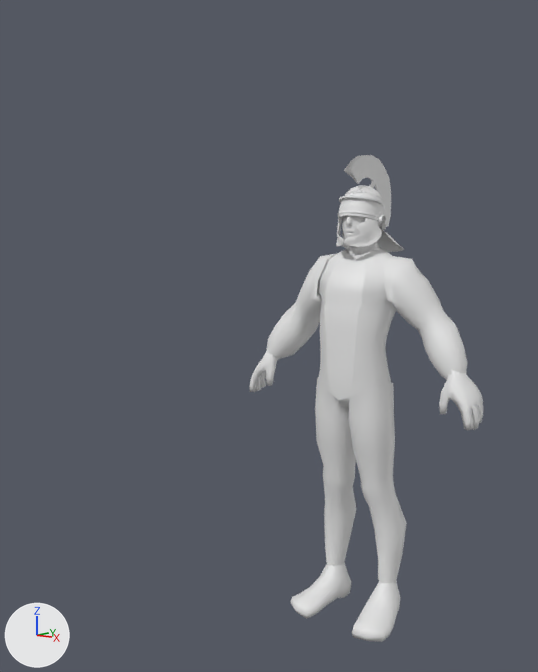
What one commit did to the Blender file Models Personatges/Models Fernando/Caballería/modelo base/Body_Mesh_Rigged.blend.
Rendered twice from a 50 mm camera at (2.78, -4.53, 2.84) aimed at (-0.8, -0.01, 2.0). Lighting does not change. The marker at lower left points along +X, +Y and +Z. Materials are left out; every surface is plain grey.

In view in the first picture: 'Low_Poly_Characte.000_Mesh.000', 'Low_Poly_Characte.000_Mesh.001', 'Low_Poly_Characte.000_Mesh.002', 'Low_Poly_Characte.000_Mesh.003', 'Low_Poly_Characte.000_Mesh.004', 'Low_Poly_Characte.000_Mesh.005', 'Low_Poly_Characte.000_Mesh.006', 'Sphere01.011'.
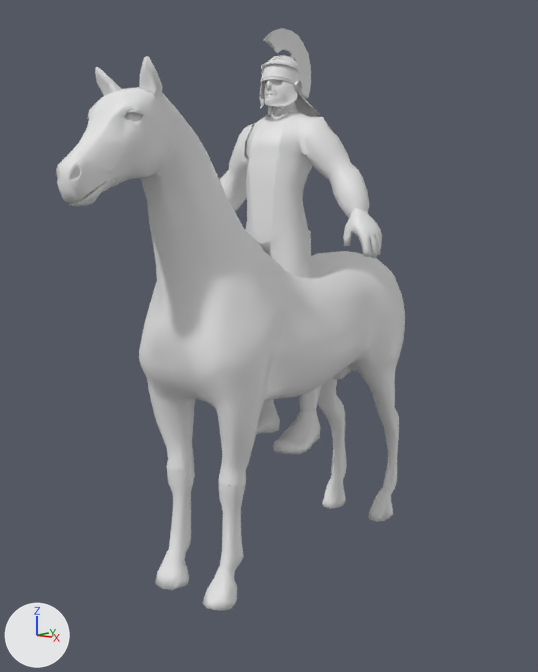
The change, as a list of edits to the scene's bpy script:
```text
Change me_low_poly_characte_000_mesh_002:
    used by ob_low_poly_characte_000_mesh_002; location = (-0.009, 0.001, 1.667); rotation_euler = (1.571, 0.0, 0.0), in degrees (90, 0, 0)
    remove me_low_poly_characte_000_mesh_002.from_pydata(...)  # 130 vertices, 102 faces; spans x -0.291..0.303, y 0.051..1.029, z -0.234..0.222
    add me_low_poly_characte_000_mesh_002.from_pydata(...)  # 4007 vertices, 3661 faces; spans x -0.926..0.945, y -1.681..1.673, z -0.409..0.347
    me_low_poly_characte_000_mesh_002 part 1: 3877 vertices added at x -0.926..0.945, y -1.681..1.673, z -0.409..0.347
Add me_cheval_untitled:
    me_cheval_untitled.from_pydata(...)  # 10444 vertices, 10434 faces; spans x -1.07..1.07, y -2.84..4.39, z -4.16..3.53
Remove ob_low_poly_characte_000_mesh_006:
    ob_low_poly_characte_000_mesh_006 = bpy.data.objects.new('Low_Poly_Characte.000_Mesh.006', me_low_poly_characte_000_mesh_006)
    ob_low_poly_characte_000_mesh_006.location = (-0.009, 0.001, 1.667)
    ob_low_poly_characte_000_mesh_006.rotation_euler = (1.571, 0.0, 0.0)  # degrees (90, 0, 0)
Remove ob_low_poly_characte_000_mesh_005:
    ob_low_poly_characte_000_mesh_005 = bpy.data.objects.new('Low_Poly_Characte.000_Mesh.005', me_low_poly_characte_000_mesh_005)
    ob_low_poly_characte_000_mesh_005.location = (-0.009, 0.001, 1.667)
    ob_low_poly_characte_000_mesh_005.rotation_euler = (1.571, 0.0, 0.0)  # degrees (90, 0, 0)
Remove ob_low_poly_characte_000_mesh_004:
    ob_low_poly_characte_000_mesh_004 = bpy.data.objects.new('Low_Poly_Characte.000_Mesh.004', me_low_poly_characte_000_mesh_004)
    ob_low_poly_characte_000_mesh_004.location = (0.654, 0.467, 1.746)
    ob_low_poly_characte_000_mesh_004.rotation_euler = (1.571, 0.0, 0.0)  # degrees (90, 0, 0)
Remove ob_low_poly_characte_000_mesh_003:
    ob_low_poly_characte_000_mesh_003 = bpy.data.objects.new('Low_Poly_Characte.000_Mesh.003', me_low_poly_characte_000_mesh_003)
    ob_low_poly_characte_000_mesh_003.location = (0.0, 0.0, 1.664)
    ob_low_poly_characte_000_mesh_003.rotation_euler = (1.571, 0.0, 0.0)  # degrees (90, 0, 0)
Change ob_low_poly_characte_000_mesh_002:
    ob_low_poly_characte_000_mesh_002.location: (-0.009, 0.001, 1.667) -> (-1.007, 0.377, 2.73)
Remove ob_low_poly_characte_000_mesh_000:
    ob_low_poly_characte_000_mesh_000 = bpy.data.objects.new('Low_Poly_Characte.000_Mesh.000', me_low_poly_characte_000_mesh_000)
    ob_low_poly_characte_000_mesh_000.location = (0.0, 0.0, 1.664)
    ob_low_poly_characte_000_mesh_000.rotation_euler = (1.571, 0.0, 0.0)  # degrees (90, 0, 0)
Remove ob_low_poly_characte_000_mesh_001:
    ob_low_poly_characte_000_mesh_001 = bpy.data.objects.new('Low_Poly_Characte.000_Mesh.001', me_low_poly_characte_000_mesh_001)
    ob_low_poly_characte_000_mesh_001.location = (0.0, 0.0, 1.664)
    ob_low_poly_characte_000_mesh_001.rotation_euler = (1.571, 0.0, 0.0)  # degrees (90, 0, 0)
Remove ob_sphere01_011:
    ob_sphere01_011 = bpy.data.objects.new('Sphere01.011', me_sphere01_011)
    ob_sphere01_011.location = (0.0, 0.026, 2.716)
    ob_sphere01_011.rotation_euler = (1.688, 0.0017, -3.139)  # degrees (97, 0.1, -180)
    ob_sphere01_011.scale = (0.024, 0.024, 0.024)
Add ob_cheval_untitled:
    ob_cheval_untitled = bpy.data.objects.new('cheval_Untitled', me_cheval_untitled)
    ob_cheval_untitled.location = (-0.962, 0.103, 1.544)
    ob_cheval_untitled.rotation_euler = (1.571, 0.0, 0.0)  # degrees (90, 0, 0)
    ob_cheval_untitled.scale = (0.529, 0.529, 0.529)
    _m = ob_cheval_untitled.modifiers.new('Decimate', 'DECIMATE')
    _m.ratio = 0.213
    _m.invert_vertex_group = True
```

Where the change shows, as pixel boxes (x1, y1, x2, y2) in the pictures (538 x 672 px):
'cheval_Untitled', added: after (56, 56, 405, 611)
'Low_Poly_Characte.000_Mesh.002', reshaped, moved (110% wider, 197% taller): before (319, 248, 396, 391); after (219, 28, 382, 454)
'Low_Poly_Characte.000_Mesh.003', deleted: before (315, 378, 407, 583)
'Low_Poly_Characte.000_Mesh.000', deleted: before (267, 254, 468, 380)
'Low_Poly_Characte.000_Mesh.006', deleted: before (324, 254, 365, 393)
'Sphere01.011', deleted: before (336, 155, 404, 252)
'Low_Poly_Characte.000_Mesh.004', deleted: before (291, 562, 400, 642)
'Low_Poly_Characte.000_Mesh.001', deleted: before (250, 191, 483, 583)
'Low_Poly_Characte.000_Mesh.005', deleted: before (318, 376, 391, 400)
part 1 of me_low_poly_characte_000_mesh_002, added: after (219, 28, 382, 454)
